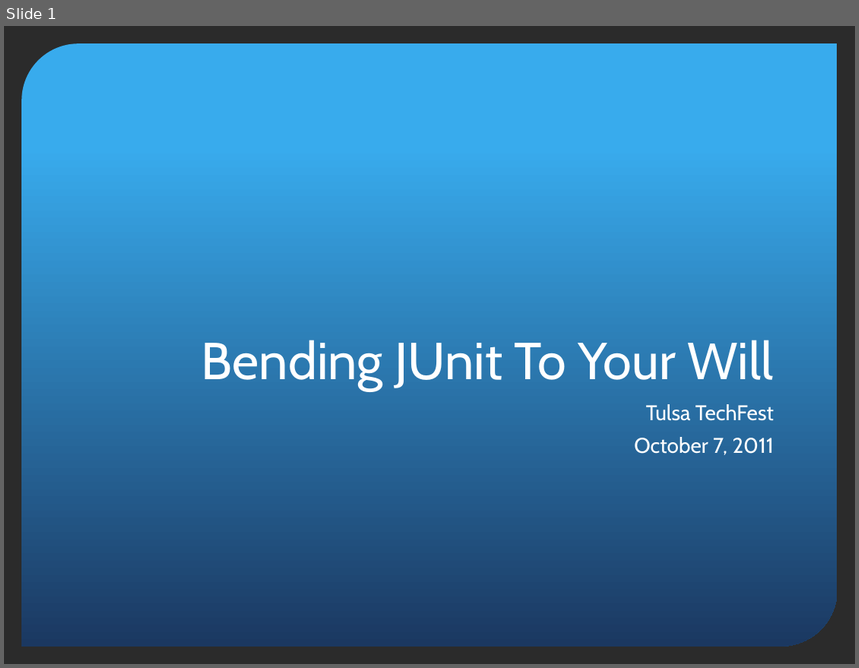
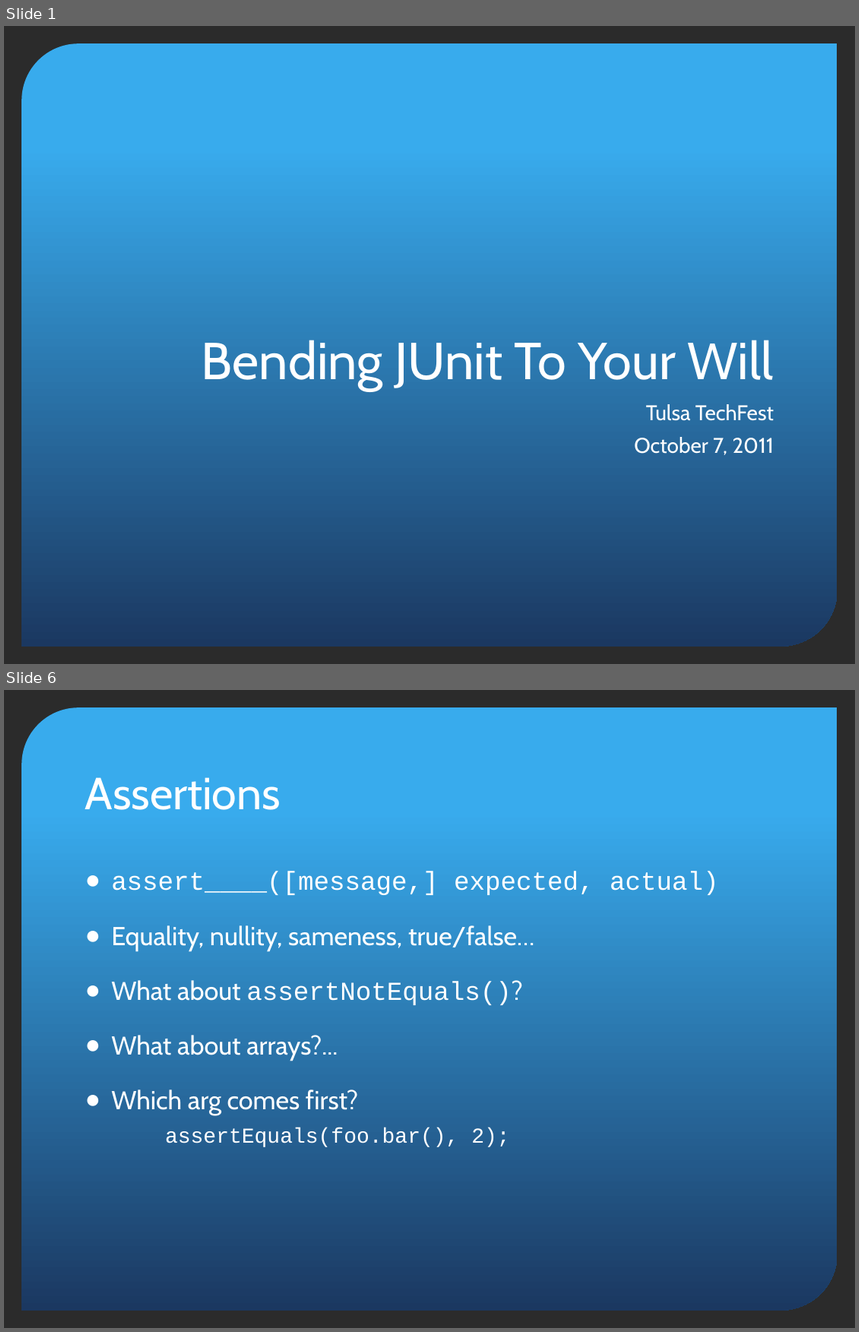
Before and after one commit to pholser/bending-junit, a slide deck: bending-junit.pptx. Shown one above the other, each under a label of ours: slide 1 before the commit, slides 1 and 6 after it; the slides between them are not shown. The pictures are 859x668 and 859x1332 pixels, drawn with LibreOffice and Linux fonts; fonts in the diff are those of the drawing; background and template pictures are left out; a plain dark background stands for a picture behind light text. Boxes give left, top, right and bottom in pixels: in the first picture for what was removed or moved away, otherwise in the second. Text is boxed around its words. In the diff, an @@ line names an element or a change of style, - is before the commit and + after.

```diff
--- a/bending-junit.pptx
+++ b/bending-junit.pptx
@@ slide 6 added at [4,690,855,1328], background picture (left out); not listed: 1 template element that a slide beside it also shows @@
@@ title added at [85,777,281,810], 38 pt, text #FFFFFF @@
+Assertions
@@ text added at [111,871,719,1148], 22 pt, text #FFFFFF @@
+● assert____([message,] expected, actual)
+● Equality, nullity, sameness, true/false…
+● What about assertNotEquals()?
+● What about arrays?...
+● Which arg comes first?
+      assertEquals(foo.bar(), 2);
```
Also in this commit, not shown: 8 other slides added, 3 other files.
